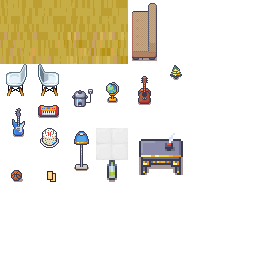
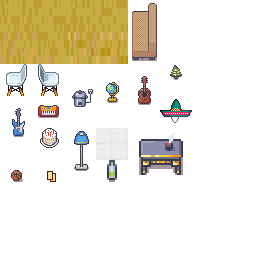
Comparing the layer stacks of the two 256x256 images. Changes:
painted on "tileset_hs18.png" over [left=160, top=99, right=192, bottom=123]
